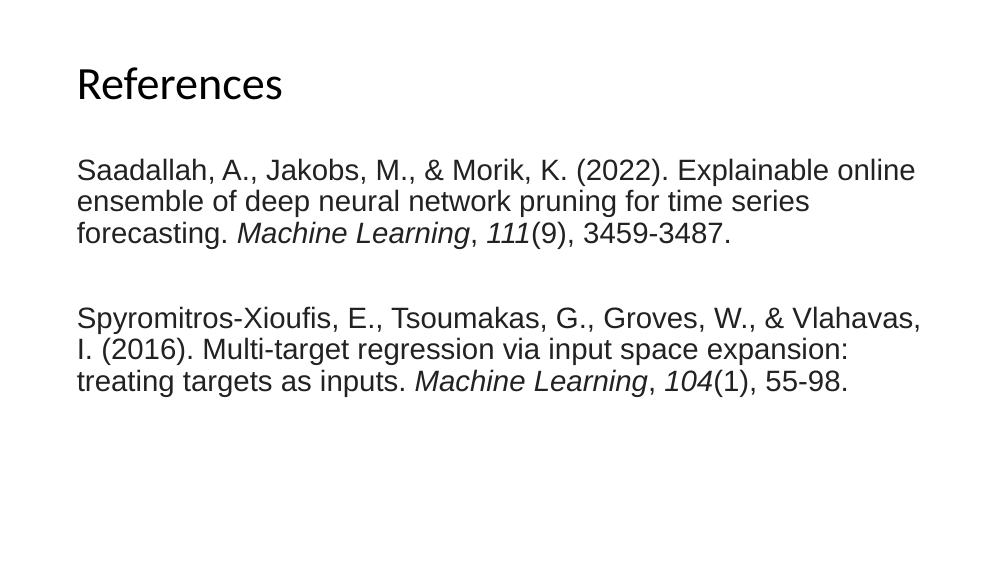
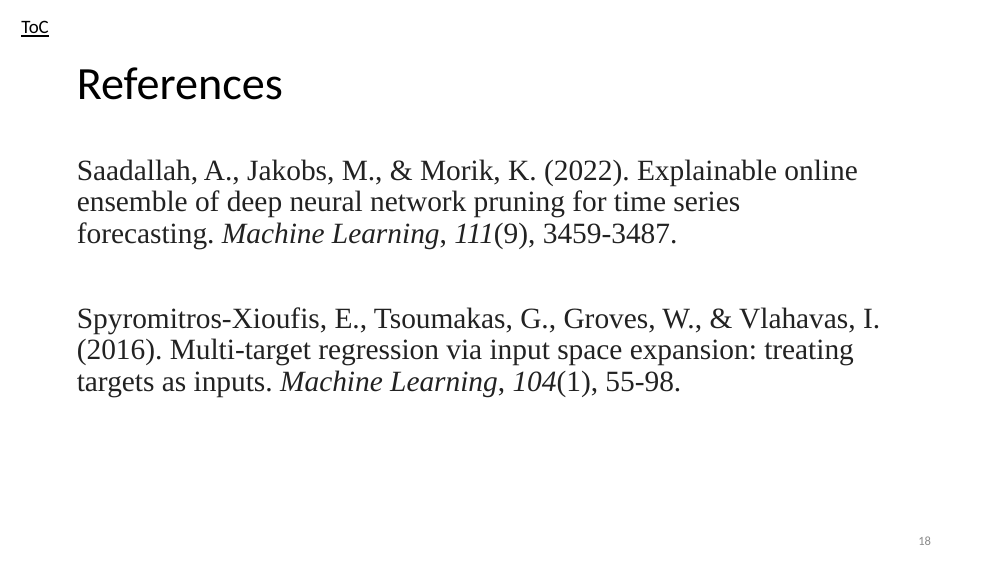
Before and after one commit to GhadiElHasbani/CSC615-MachineLearning, a slide deck: slide 18 of Assignment_2/Question4-presentation.pptx (slide 6 before the commit). Drawn at 1008x567 pixels with LibreOffice and Linux fonts; fonts in the diff are those of the drawing. Boxes give left, top, right and bottom in pixels: in the first picture for what was removed or moved away, otherwise in the second. Text is boxed around its words. In the diff, an @@ line names an element or a change of style, - is before the commit and + after.

```diff
--- a/Assignment_2/Question4-presentation.pptx
+++ b/Assignment_2/Question4-presentation.pptx
@@ text added at (21, 20, 49, 37), 18 pt, text #000000, underline @@
+ToC
@@ text "Saadallah, A., Jakobs, M., & ..." at (77, 159, 880, 397): font Arial to Times New Roman @@
@@ page number added at (918, 536, 931, 545), 12 pt, text #8C8C8C @@
+18
```
Also in this commit, not shown: 3 other slides changed, 16 slides added, 2 slides removed.
